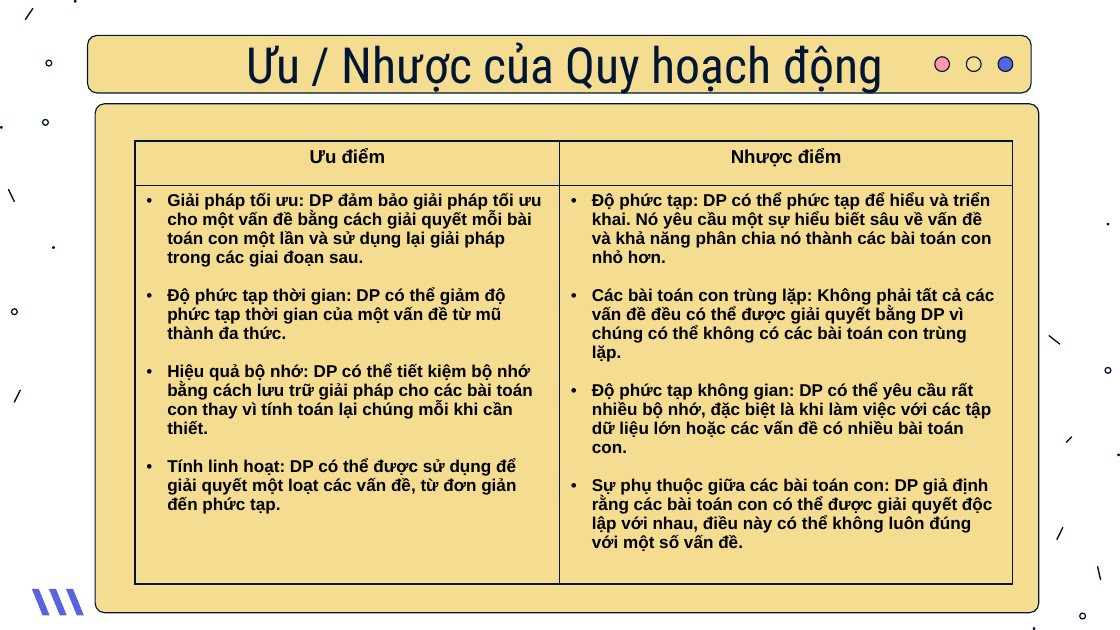
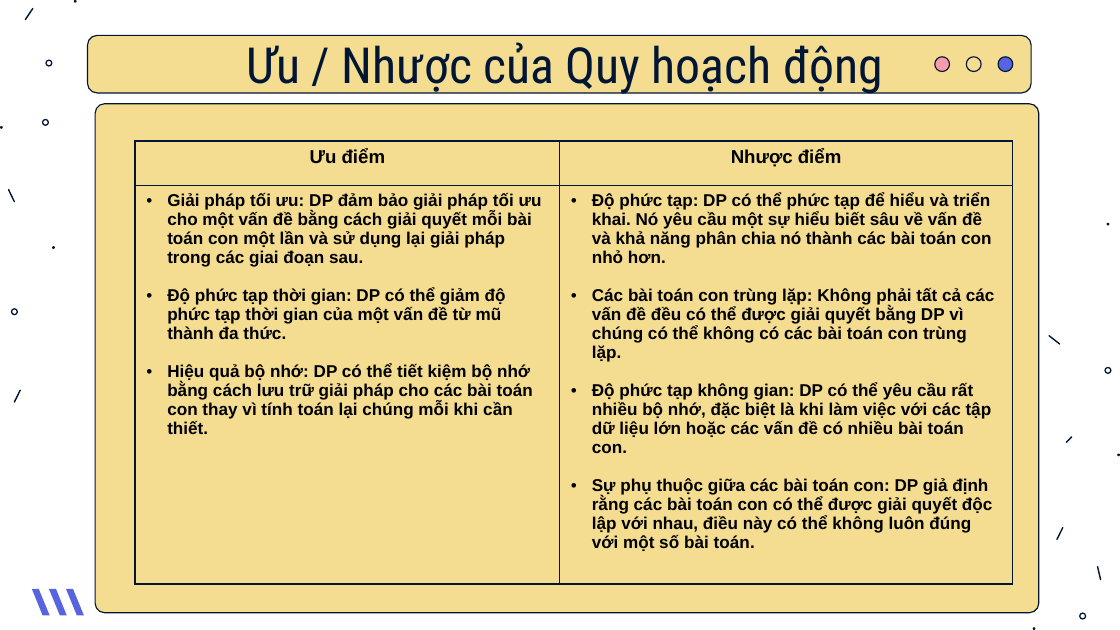
Before and after one commit to Tox1cCoder/CS112, a slide deck: slide 29 of Slide.pptx (slide 31 before the commit). Drawn at 1120x630 pixels with LibreOffice and Linux fonts; fonts in the diff are those of the drawing. Boxes give left, top, right and bottom in pixels: in the first picture for what was removed or moved away, otherwise in the second. Text is boxed around its words. In the diff, an @@ line names an element or a change of style, - is before the commit and + after.

```diff
--- a/Slide.pptx
+++ b/Slide.pptx
@@ table at <box>136,141,1014,584</box> @@
-row 2, column 1: Giải pháp tối ưu: DP đảm bảo giải pháp tối ưu cho một vấn đề bằng cách giải quyết mỗi bài toán con một lần và sử dụng lại giải pháp trong các giai đoạn sau. / Độ phức tạp thời gian: DP có thể giảm độ phức tạp thời gian của một vấn đề từ mũ thành đa thức. / Hiệu quả bộ nhớ: DP có thể tiết kiệm bộ nhớ bằng cách lưu trữ giải pháp cho các bài toán con thay vì tính toán lại chúng mỗi khi cần thiết. / Tính linh hoạt: DP có thể được sử dụng để giải quyết một loạt các vấn đề, từ đơn giản đến phức tạp.
+row 2, column 1: Giải pháp tối ưu: DP đảm bảo giải pháp tối ưu cho một vấn đề bằng cách giải quyết mỗi bài toán con một lần và sử dụng lại giải pháp trong các giai đoạn sau. / Độ phức tạp thời gian: DP có thể giảm độ phức tạp thời gian của một vấn đề từ mũ thành đa thức. / Hiệu quả bộ nhớ: DP có thể tiết kiệm bộ nhớ bằng cách lưu trữ giải pháp cho các bài toán con thay vì tính toán lại chúng mỗi khi cần thiết.
-row 2, column 2: Độ phức tạp: DP có thể phức tạp để hiểu và triển khai. Nó yêu cầu một sự hiểu biết sâu về vấn đề và khả năng phân chia nó thành các bài toán con nhỏ hơn. / Các bài toán con trùng lặp: Không phải tất cả các vấn đề đều có thể được giải quyết bằng DP vì chúng có thể không có các bài toán con trùng lặp. / Độ phức tạp không gian: DP có thể yêu cầu rất nhiều bộ nhớ, đặc biệt là khi làm việc với các tập dữ liệu lớn hoặc các vấn đề có nhiều bài toán con. / Sự phụ thuộc giữa các bài toán con: DP giả định rằng các bài toán con có thể được giải quyết độc lập với nhau, điều này có thể không luôn đúng với một số vấn đề.
+row 2, column 2: Độ phức tạp: DP có thể phức tạp để hiểu và triển khai. Nó yêu cầu một sự hiểu biết sâu về vấn đề và khả năng phân chia nó thành các bài toán con nhỏ hơn. / Các bài toán con trùng lặp: Không phải tất cả các vấn đề đều có thể được giải quyết bằng DP vì chúng có thể không có các bài toán con trùng lặp. / Độ phức tạp không gian: DP có thể yêu cầu rất nhiều bộ nhớ, đặc biệt là khi làm việc với các tập dữ liệu lớn hoặc các vấn đề có nhiều bài toán con. / Sự phụ thuộc giữa các bài toán con: DP giả định rằng các bài toán con có thể được giải quyết độc lập với nhau, điều này có thể không luôn đúng với một số bài toán.
```
Also in this commit, not shown: 11 other slides changed, 2 slides removed.
